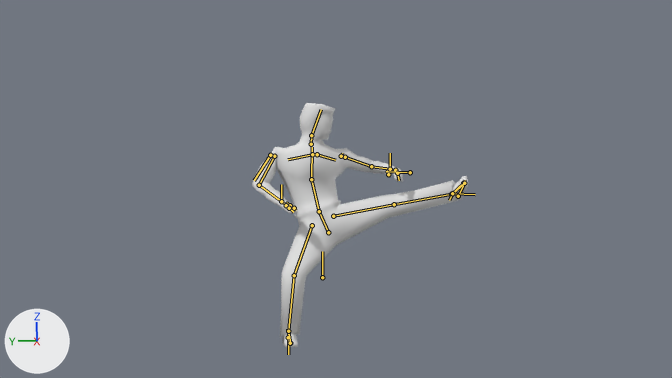
The Blender file P3D Tutorial/design/Character1/Character1.blend: old version first, new version second.
Before and after are seen from the file's camera 'Camera'. The axes (+X, +Y, +Z) are drawn at lower left. The lights are the same throughout. Both versions are drawn at the pose saved in each file; the numbers are the values there. The bones that bend it are drawn over the model as lines.

The first picture shows 'Character'.
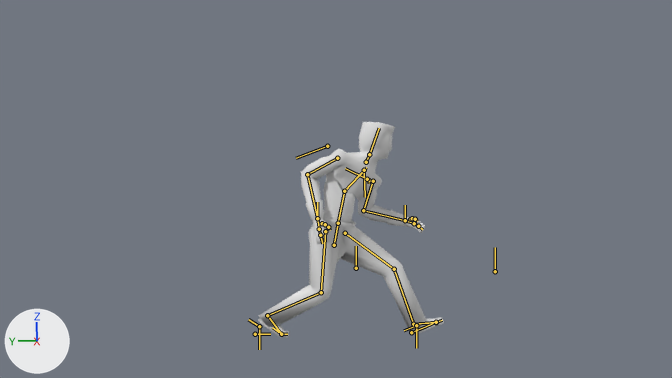
The change, as a diff of the scene's bpy script:
```diff
--- a/P3D Tutorial/design/Character1/Character1.blend.py
+++ b/P3D Tutorial/design/Character1/Character1.blend.py
@@ bone_hips_001 @@
 bone_hips_001 = bpy.data.objects['metarig'].pose.bones['hips.001']
-bone_hips_001.location = (0.0, 0.118, 0.12)
-bone_hips_001.rotation_quaternion = (0.707, -0.257, 0.633, -0.184)  # degrees (-84, 53, -77)
+bone_hips_001.location = (0.0, 0.167, -0.024)
+bone_hips_001.rotation_quaternion = (0.88, 0.019, 0.47, -0.069)  # degrees (-3, 56, -11)
@@ bone_spine @@
 bone_spine = bpy.data.objects['metarig'].pose.bones['spine']  # child of 'hips'
-bone_spine.rotation_quaternion = (0.748, -0.122, -0.647, 0.083)  # degrees (-65, -71, 62)
+bone_spine.rotation_quaternion = (0.998, 0.064, 0.0, 0.0)  # degrees (7, 0, 0)
@@ bone_chest @@
 bone_chest = bpy.data.objects['metarig'].pose.bones['chest']  # child of 'spine'
-bone_chest.rotation_quaternion = (0.984, 0.128, 0.063, -0.109)  # degrees (14, 9, -12)
+bone_chest.rotation_quaternion = (0.89, 0.337, -0.305, -0.025)  # degrees (46, -32, -17)
@@ bone_neck @@
 bone_neck = bpy.data.objects['metarig'].pose.bones['neck']  # child of 'chest'
-bone_neck.rotation_quaternion = (1.0, 0.0, 0.0, 0.0)  # degrees (0, 0, 0)
+bone_neck.rotation_quaternion = (0.981, -0.157, 0.039, 0.106)  # degrees (-18, 6, 11)
@@ bone_head @@
 bone_head = bpy.data.objects['metarig'].pose.bones['head']  # child of 'neck'
-bone_head.rotation_quaternion = (0.965, 0.101, -0.231, 0.075)  # degrees (10, -27, 6)
+bone_head.rotation_quaternion = (0.997, 0.073, 0.0, 0.0)  # degrees (8, 0, 0)
@@ bone_upper_arm_ik_l @@
 bone_upper_arm_ik_l = bpy.data.objects['metarig'].pose.bones['upper_arm_IK.L']  # child of 'shoulder.L'
-bone_upper_arm_ik_l.rotation_quaternion = (0.991, 0.027, -0.049, 0.119)  # degrees (2, -6, 14)
+bone_upper_arm_ik_l.rotation_quaternion = (0.882, 0.075, 0.028, -0.465)  # degrees (6, 7, -55)
@@ bone_upper_arm_ik_r @@
 bone_upper_arm_ik_r = bpy.data.objects['metarig'].pose.bones['upper_arm_IK.R']  # child of 'shoulder.R'
-bone_upper_arm_ik_r.rotation_quaternion = (0.826, -0.123, -0.209, 0.509)  # degrees (-25, -13, 66)
+bone_upper_arm_ik_r.rotation_quaternion = (0.649, -0.406, -0.352, 0.539)  # degrees (-65, -1, 80)
@@ bone_arm_ik_main_l @@
 bone_arm_ik_main_l = bpy.data.objects['metarig'].pose.bones['arm_IK_main.L']
-bone_arm_ik_main_l.location = (-0.836, -0.156, 0.375)
+bone_arm_ik_main_l.location = (-0.546, -0.513, 0.501)
@@ bone_foot_ik_main_l @@
 bone_foot_ik_main_l = bpy.data.objects['metarig'].pose.bones['foot_IK_main.L']
-bone_foot_ik_main_l.location = (-0.173, -0.905, -0.8)
-bone_foot_ik_main_l.rotation_quaternion = (0.634, -0.585, 0.343, -0.372)  # degrees (-85, 0, -61)
+bone_foot_ik_main_l.location = (-0.122, -0.002, -0.562)
+bone_foot_ik_main_l.rotation_quaternion = (1.0, 0.0, 0.0, 0.0)  # degrees (0, 0, 0)
@@ bone_roll_main_l @@
 bone_roll_main_l = bpy.data.objects['metarig'].pose.bones['roll_main.L']  # child of 'foot_IK_main.L'
-bone_roll_main_l.rotation_quaternion = (1.0, 0.0, 0.0, 0.0)  # degrees (0, 0, 0)
+bone_roll_main_l.rotation_quaternion = (0.981, -0.195, 0.0, 0.0)  # degrees (-22, 0, 0)
@@ bone_pole_target_l @@
 bone_pole_target_l = bpy.data.objects['metarig'].pose.bones['pole_target.L']  # child of 'foot_IK_main.L'
-bone_pole_target_l.location = (-0.019, -0.07, -0.204)
+bone_pole_target_l.location = (-0.266, -0.009, 0.0)
@@ bone_foot_ik_main_r @@
 bone_foot_ik_main_r = bpy.data.objects['metarig'].pose.bones['foot_IK_main.R']
-bone_foot_ik_main_r.location = (0.0, 0.0, 0.301)
-bone_foot_ik_main_r.rotation_quaternion = (0.759, 0.0, 0.651, 0.0)  # degrees (0, 81, 0)
+bone_foot_ik_main_r.location = (0.153, 0.0, 0.508)
+bone_foot_ik_main_r.rotation_quaternion = (1.0, 0.0, 0.006, 0.0)  # degrees (0, 1, 0)
@@ bone_roll_main_r @@
 bone_roll_main_r = bpy.data.objects['metarig'].pose.bones['roll_main.R']  # child of 'foot_IK_main.R'
-bone_roll_main_r.rotation_quaternion = (1.0, 0.0, 0.0, 0.0)  # degrees (0, 0, 0)
+bone_roll_main_r.rotation_quaternion = (0.937, 0.28, 0.211, -0.008)  # degrees (35, 24, 6)
@@ bone_pole_target_r @@
 bone_pole_target_r = bpy.data.objects['metarig'].pose.bones['pole_target.R']  # child of 'foot_IK_main.R'
-bone_pole_target_r.location = (0.165, 0.0, 0.012)
+bone_pole_target_r.location = (0.206, -0.028, 0.176)
@@ bone_arm_ik_main_r @@
 bone_arm_ik_main_r = bpy.data.objects['metarig'].pose.bones['arm_IK_main.R']
-bone_arm_ik_main_r.location = (0.471, -0.369, -0.339)
+bone_arm_ik_main_r.location = (0.559, -0.482, -0.109)
```

Boxes [x1, y1, x2, y2] around the edits, measured in the pictures (672 x 378 px):
'Character', posed (14% narrower, 12% shorter): before [252, 103, 468, 347]; after [258, 122, 444, 337]
bone 'hips.001', root to tip: before (319, 211) to (328, 232); after (338, 223) to (334, 245)
bone 'spine', root to tip: before (319, 211) to (311, 179); after (338, 223) to (344, 191)
bone 'chest', root to tip: before (311, 179) to (312, 147); after (344, 191) to (366, 167)
bone 'neck', root to tip: before (311, 144) to (311, 135); after (366, 162) to (369, 154)
bone 'head', root to tip: before (311, 135) to (321, 109); after (369, 154) to (379, 128)
bone 'upper_arm_IK.L', root to tip: before (341, 156) to (342, 153); after (364, 170) to (365, 197)
bone 'upper_arm_IK.R', root to tip: before (270, 155) to (254, 180); after (327, 146) to (296, 158)
bone 'arm_IK_main.L', root to tip: before (390, 169) to (390, 153); after (405, 220) to (405, 205)
bone 'foot_IK_main.L', root to tip: before (452, 193) to (475, 194); after (416, 325) to (416, 348)
bone 'roll_main.L', root to tip: before (452, 193) to (449, 200); after (416, 325) to (404, 330)
bone 'pole_target.L', root to tip: before (410, 172) to (386, 171); after (495, 271) to (495, 247)
bone 'foot_IK_main.R', root to tip: before (288, 331) to (288, 354); after (259, 326) to (259, 349)
bone 'roll_main.R', root to tip: before (288, 331) to (287, 328); after (259, 326) to (248, 319)
bone 'pole_target.R', root to tip: before (322, 277) to (322, 251); after (356, 268) to (356, 246)
bone 'arm_IK_main.R', root to tip: before (281, 201) to (281, 184); after (317, 218) to (317, 202)
